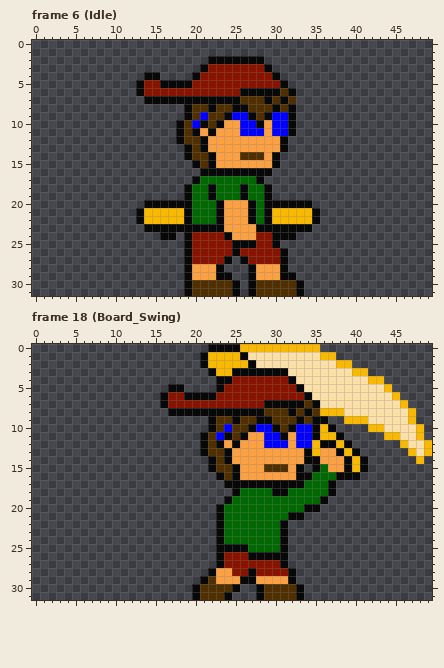
One commit to this pixel-art file: Assets/Sprites/Skater/Smaller/skater_inked_full_set_on_foot.aseprite. That is the earlier state.
50x32 pixels, 18 frames. Shown: frame 6 (Idle), frame 18 (Board_Swing). The commit also changed other frames, which this record leaves out.
The result:
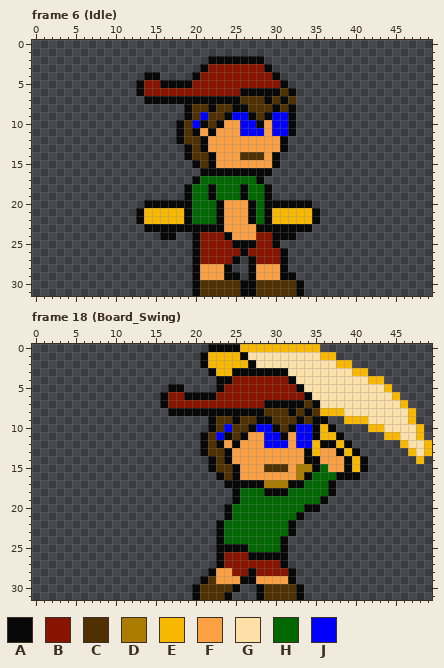
Palette (. is transparent): A #080808  B #881400  C #503000  D #ac7c00  E #f8b800  F #fca044  G #fce0a8  H #006800  J #0000fc
From old to new:
{"where": "frame 6 (Idle)"}
{"frame":6,"y":24,"x":19,"old":"AB","new":".A"}
{"frame":6,"y":25,"x":19,"old":"AB","new":".A"}
{"frame":6,"y":26,"x":19,"old":"AB","new":".A"}
{"frame":6,"y":26,"x":25,"old":"AB","new":"BA"}
{"frame":6,"y":27,"x":19,"old":"AB","new":".A"}
{"frame":6,"y":27,"x":24,"old":"A.AB","new":"BA.A"}
{"frame":6,"y":28,"x":19,"old":"AF","new":".A"}
{"frame":6,"y":28,"x":23,"old":"A.","new":"FA"}
{"frame":6,"y":29,"x":19,"old":"AF","new":".A"}
{"frame":6,"y":29,"x":23,"old":"A","new":"F"}
{"frame":6,"y":29,"x":25,"old":".","new":"A"}
{"frame":6,"y":30,"x":19,"old":"AC","new":".A"}
{"frame":6,"y":30,"x":25,"old":"A.","new":"CA"}
{"frame":6,"y":31,"x":19,"old":"AC","new":".A"}
{"frame":6,"y":31,"x":25,"old":"A.","new":"CA"}
{"where": "frame 18 (Board_Swing)"}
{"frame":18,"y":15,"x":33,"old":"A.","new":"DD"}
{"frame":18,"y":16,"x":33,"old":"A","new":"D"}
{"frame":18,"y":17,"x":29,"old":"AAA","new":"DDD"}
{"frame":18,"y":18,"x":29,"old":"H","new":"A"}
{"frame":18,"y":19,"x":24,"old":"AH","new":".A"}
{"frame":18,"y":20,"x":23,"old":"AH","new":".A"}
{"frame":18,"y":21,"x":23,"old":"AH","new":".A"}
{"frame":18,"y":21,"x":32,"old":"A","new":"H"}
{"frame":18,"y":22,"x":31,"old":"A.","new":"HA"}
{"frame":18,"y":23,"x":31,"old":"A.","new":"HA"}
